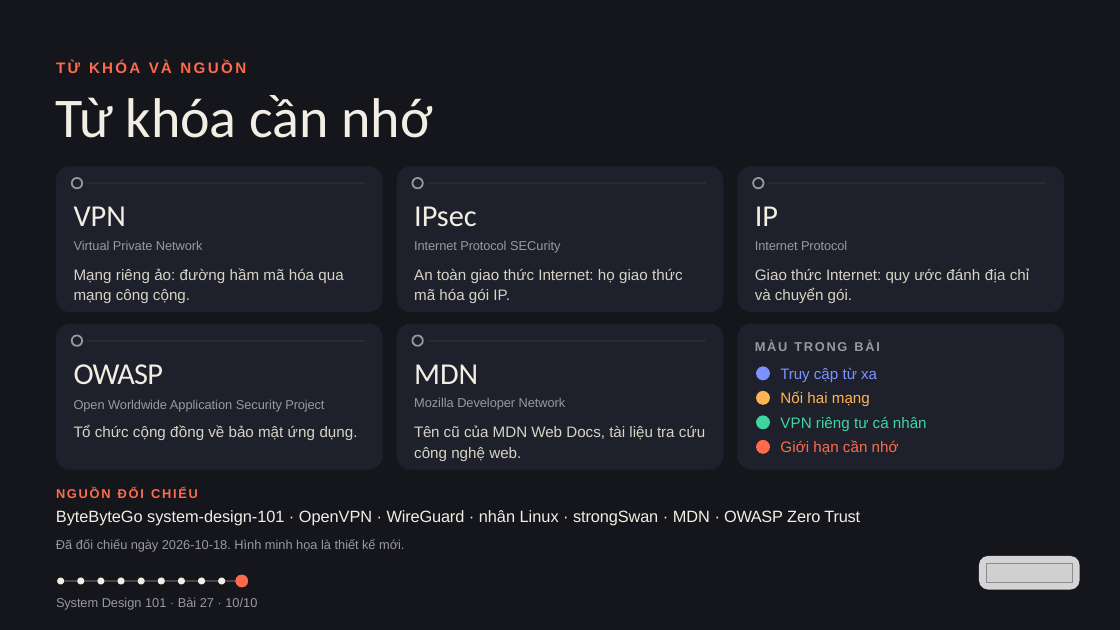
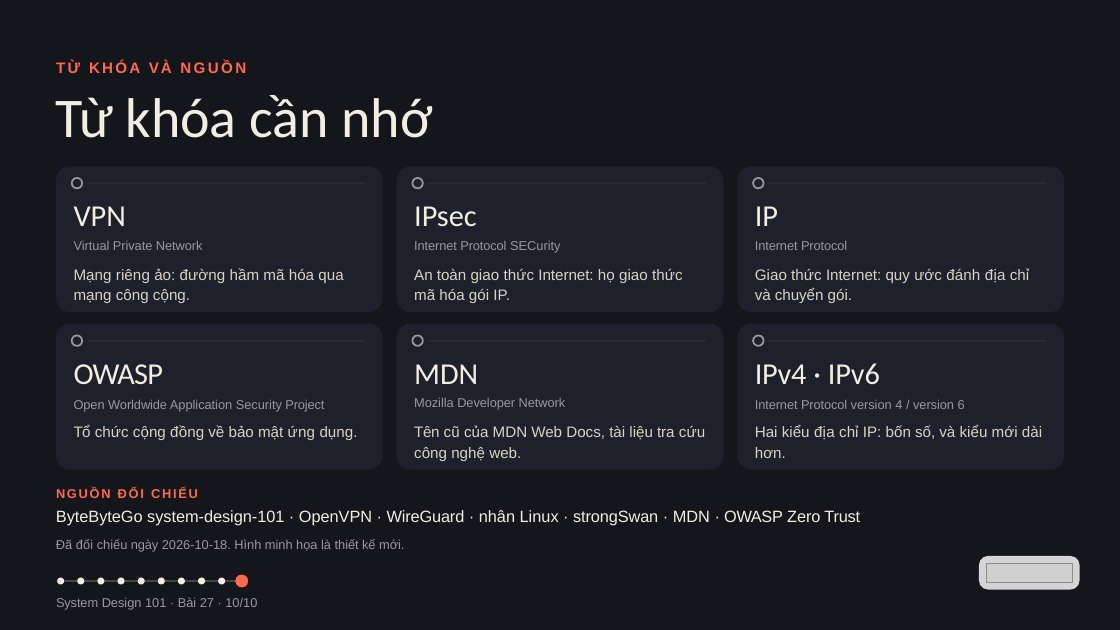
Before and after one commit to vohoailinh90/tool-marketing-studio, a slide deck: slide 10 of system-design-101/vi/lessons/sd-14-027/slides/sd-14-027.pptx. Drawn at 1120x630 pixels with LibreOffice and Linux fonts; fonts in the diff are those of the drawing; grey boxes stand for pictures. Boxes give left, top, right and bottom in pixels: in the first picture for what was removed or moved away, otherwise in the second. Text is boxed around its words. In the diff, an @@ line names an element or a change of style, - is before the commit and + after.

```diff
--- a/system-design-101/vi/lessons/sd-14-027/slides/sd-14-027.pptx
+++ b/system-design-101/vi/lessons/sd-14-027/slides/sd-14-027.pptx
@@ ellipse: place and size @@
-ellipse at bbox=[756, 366, 770, 380]
+ellipse at bbox=[753, 335, 764, 346]
@@ ellipse at bbox=[753, 335, 764, 346]: fill #7C93FF to #1E212B; outline none to #9A98A0 2.25 pt @@
@@ text removed at bbox=[755, 341, 879, 351] @@
-MÀU TRONG BÀI
@@ line added from (769, 340) to (1047, 340), #2A2D38 2.25 pt @@
@@ text added at bbox=[755, 363, 880, 384], 39 pt, text #F3EEE3 @@
+IPv4 · IPv6
@@ text removed at bbox=[780, 368, 877, 382] @@
-Truy cập từ xa
@@ text added at bbox=[755, 400, 965, 409], 16.5 pt, text #9A98A0 @@
+Internet Protocol version 4 / version 6
@@ ellipse removed at bbox=[756, 391, 770, 405] @@
@@ ellipse removed at bbox=[756, 416, 770, 430] @@
@@ text removed at bbox=[780, 391, 870, 406] @@
-Nối hai mạng
@@ text removed at bbox=[780, 417, 927, 431] @@
-VPN riêng tư cá nhân
@@ text added at bbox=[755, 425, 1042, 458], 19.5 pt, text #D8D3C4 @@
+Hai kiểu địa chỉ IP: bốn số, và kiểu mới dài hơn.
@@ ellipse removed at bbox=[756, 440, 770, 454] @@
@@ text removed at bbox=[780, 440, 899, 455] @@
-Giới hạn cần nhớ
```
Also in this commit, not shown: 5 other slides changed.
